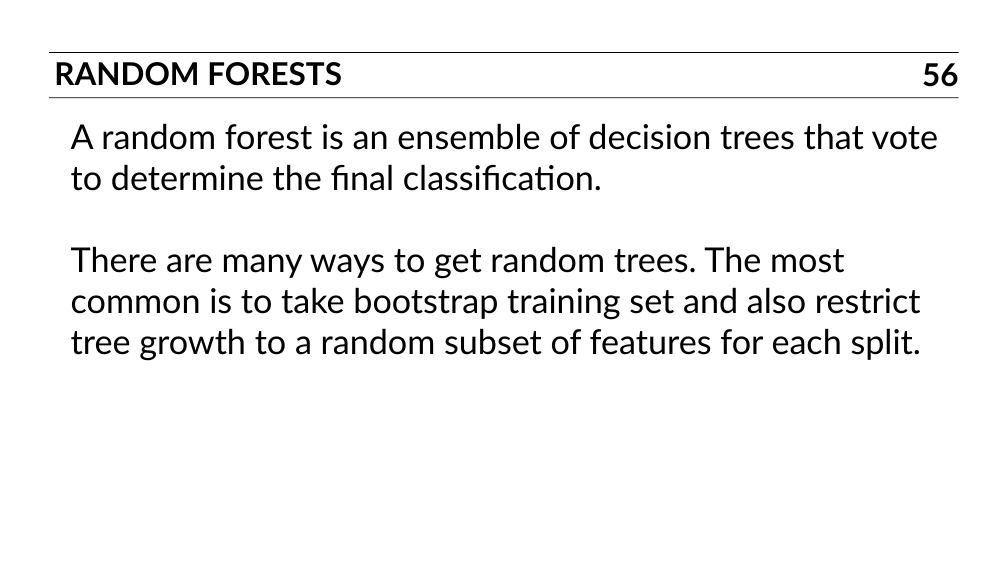
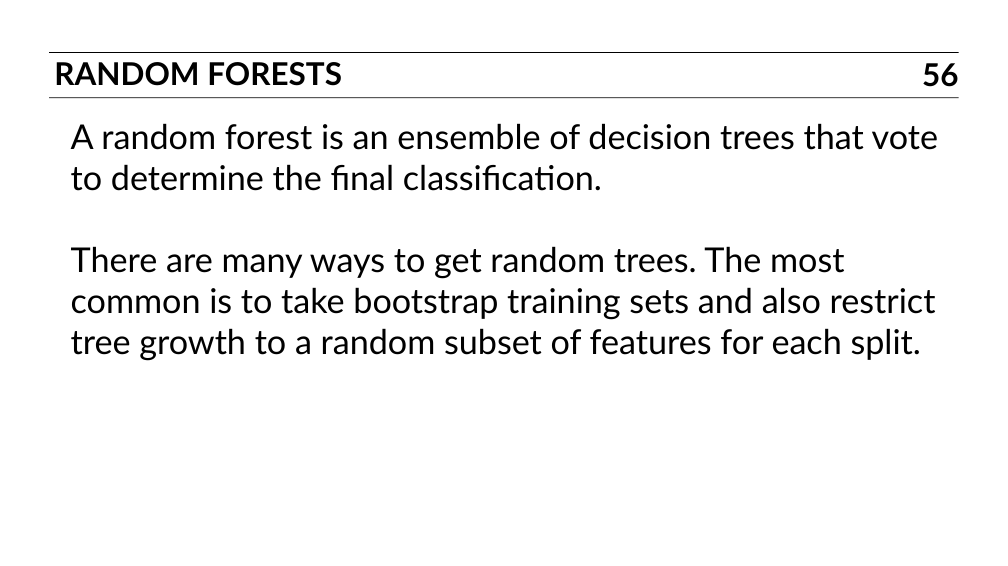
Before and after one commit to ajschumacher/gadsdc, a slide deck: slide 56 of 16-ensemble/slides.pptx. Drawn at 1008x566 pixels with LibreOffice and Linux fonts; fonts in the diff are those of the drawing. Boxes give left, top, right and bottom in pixels: in the first picture for what was removed or moved away, otherwise in the second. Text is boxed around its words. In the diff, an @@ line names an element or a change of style, - is before the commit and + after.

Commit message:
tweak slides

```diff
--- a/16-ensemble/slides.pptx
+++ b/16-ensemble/slides.pptx
@@ text at (x1=71, y1=246, x2=936, y2=361): text changed @@
-There are many ways to get random trees. The most common is to take bootstrap training set and also restrict tree growth to a random subset of features for each split.
+There are many ways to get random trees. The most common is to take bootstrap training sets and also restrict tree growth to a random subset of features for each split.
```
Also in this commit, not shown: 3 other slides changed, 1 other file.
